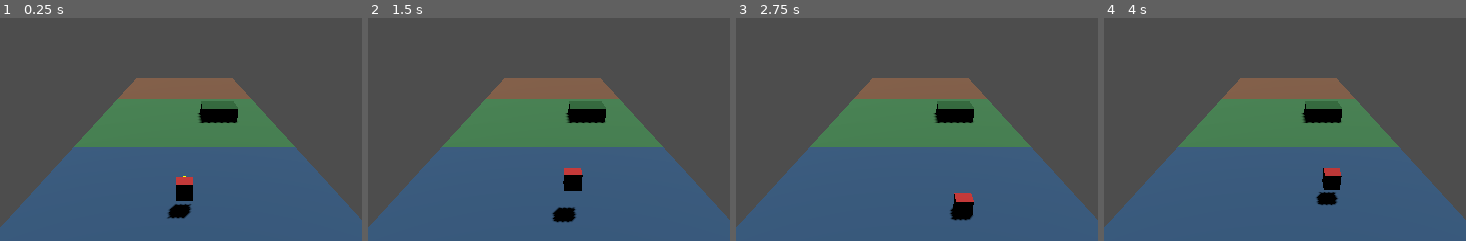
Above: before the commit, frames 1-4 (left to right).
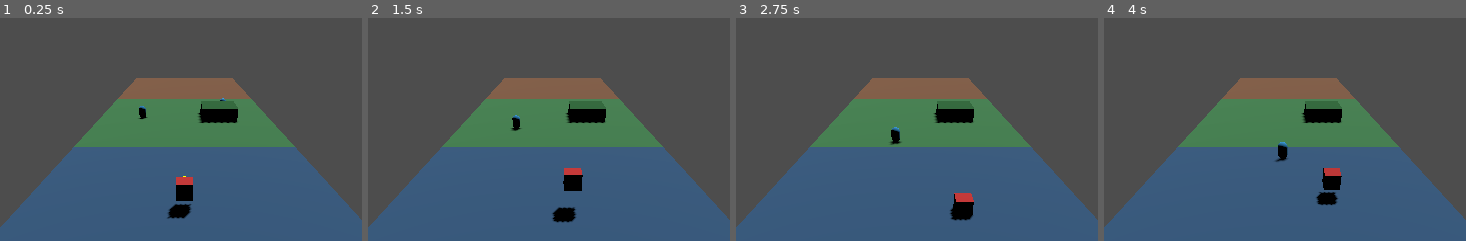
Above: after the commit, the same moments.

Repository: dfrer/BlastCave
Game: Godot game, scene res://scenes/main.tscn
The game is run twice, just before and just after one commit, with the same random seed, the same clock (stepped at 60 frames per second) and the same inputs.
Inputs (mouse positions are % of the whole screen's width and height, from its top left):
- Up to frame 1 (0.25 s): no input
- Up to frame 2 (1.5 s): tap Enter at 0.5 s; move the mouse to (79, 45) at 0.52 s; hold D (move_right) 0.53-1.28 s; tap E at 0.6 s; click (79, 45) at 0.67 s; tap Space (move_jump) at 0.77 s; move the mouse to (33, 55) at 1.27 s; hold S (move_back) from 1.28 s (still down); tap Q at 1.35 s
- Up to frame 3 (2.75 s): tap Space (move_jump) at 1.52 s; move the mouse to (66, 28) at 2.02 s; release S (move_back) at 2.03 s; hold D (move_right) from 2.03 s (still down); tap 1 at 2.1 s
- Up to frame 4 (4 s): move the mouse to (49, 70) at 2.77 s; release D (move_right) at 2.78 s; hold W (move_forward) 2.78-3.53 s; tap 2 at 2.85 s; click (49, 70) at 2.92 s; tap Space (move_jump) at 3.02, 3.77 s; move the mouse to (88, 65) at 3.52 s; hold A (move_left) from 3.53 s (still down); tap 3 at 3.6 s
The pictures show only the part of the screen within x 29-79%, y 10-60%; the shares and areas given below are measured in that part.

The runs differ from the first frame. In frame 1, 0.1% of the frame differs, in the area x 38-63%, y 35-46%; in frame 2, 0.1%; in frame 3, 0.2%; in frame 4, 0.2%, in the area x 47-51%, y 55-65%.

Commit message:
Fix enemy mesh to use CapsuleMesh

Diff:
--- /dev/null
+++ b/scenes/enemies/basic_enemy.tscn
@@ -0,0 +1,24 @@
+[gd_scene load_steps=4 format=3]
+
+[ext_resource type="Script" path="res://scripts/enemies/basic_enemy.gd" id="1_script"]
+
+[sub_resource type="StandardMaterial3D" id="StandardMaterial3D_1"]
+albedo_color = Color(0.2, 0.6, 0.85, 1)
+
+[sub_resource type="CapsuleShape3D" id="CapsuleShape3D_1"]
+height = 1.4
+radius = 0.4
+
+[sub_resource type="CapsuleMesh" id="CapsuleMesh_1"]
+height = 1.4
+radius = 0.4
+
+[node name="BasicEnemy" type="CharacterBody3D"]
+script = ExtResource("1_script")
+
+[node name="CollisionShape3D" type="CollisionShape3D" parent="."]
+shape = SubResource("CapsuleShape3D_1")
+
+[node name="Mesh" type="MeshInstance3D" parent="."]
+mesh = SubResource("CapsuleMesh_1")
+material_override = SubResource("StandardMaterial3D_1")
--- a/scenes/levels/room_02_traversal.tscn
+++ b/scenes/levels/room_02_traversal.tscn
@@ -1,4 +1,6 @@
-[gd_scene load_steps=5 format=3]
+[gd_scene load_steps=6 format=3]
+
+[ext_resource type="PackedScene" path="res://scenes/enemies/basic_enemy.tscn" id="1_enemy"]
 
 [sub_resource type="StandardMaterial3D" id="StandardMaterial3D_1"]
 albedo_color = Color(0.25, 0.5, 0.3, 1)
@@ -38,3 +40,9 @@
 
 [node name="Exit" type="Marker3D" parent="."]
 transform = Transform3D(1, 0, 0, 0, 1, 0, 0, 0, 1, 0, 1, -10)
+
+[node name="BasicEnemy" parent="." instance=ExtResource("1_enemy")]
+transform = Transform3D(1, 0, 0, 0, 1, 0, 0, 0, 1, -5, 1, 0)
+
+[node name="BasicEnemy2" parent="." instance=ExtResource("1_enemy")]
+transform = Transform3D(1, 0, 0, 0, 1, 0, 0, 0, 1, 5, 1, -4)
--- /dev/null
+++ b/scripts/enemies/basic_enemy.gd
@@ -0,0 +1,40 @@
+extends CharacterBody3D
+
+@export var move_speed: float = 3.5
+@export var acceleration: float = 10.0
+@export var knockback_multiplier: float = 1.0
+@export var stun_duration: float = 1.0
+
+var blast_response: float = 1.0
+var _stun_timer: float = 0.0
+var _target: Node3D
+
+func _ready() -> void:
+	_target = get_tree().get_root().find_child("PlayerObject", true, false)
+
+func _physics_process(delta: float) -> void:
+	if not _target:
+		_target = get_tree().get_root().find_child("PlayerObject", true, false)
+
+	if _stun_timer > 0.0:
+		_stun_timer = maxf(_stun_timer - delta, 0.0)
+		velocity = velocity.move_toward(Vector3.ZERO, acceleration * delta)
+		move_and_slide()
+		return
+
+	if _target:
+		var dir = _target.global_position - global_position
+		dir.y = 0.0
+		if dir.length() > 0.1:
+			var desired_velocity = dir.normalized() * move_speed
+			velocity = velocity.move_toward(desired_velocity, acceleration * delta)
+		else:
+			velocity = velocity.move_toward(Vector3.ZERO, acceleration * delta)
+	else:
+		velocity = velocity.move_toward(Vector3.ZERO, acceleration * delta)
+
+	move_and_slide()
+
+func apply_blast_impulse(impulse: Vector3) -> void:
+	velocity += impulse * knockback_multiplier
+	_stun_timer = stun_duration
--- a/scripts/explosives/explosive_base.gd
+++ b/scripts/explosives/explosive_base.gd
@@ -17,7 +17,7 @@
 	var results = space_state.intersect_shape(query)
 	for result in results:
 		var collider = result.get("collider")
-		if collider is RigidBody3D:
+		if collider:
 			var impulse = calculate_impulse(collider.global_position)
 			if impulse != Vector3.ZERO:
 				var response = 1.0
@@ -26,7 +26,11 @@
 				elif collider.has_meta("blast_response"):
 					response = collider.get_meta("blast_response")
 
-				collider.apply_central_impulse(impulse * response)
+				var final_impulse = impulse * response
+				if collider is RigidBody3D:
+					collider.apply_central_impulse(final_impulse)
+				elif collider.has_method("apply_blast_impulse"):
+					collider.apply_blast_impulse(final_impulse)
 
 # Virtual method to be overridden by subclasses
 func calculate_impulse(target_pos: Vector3) -> Vector3:
